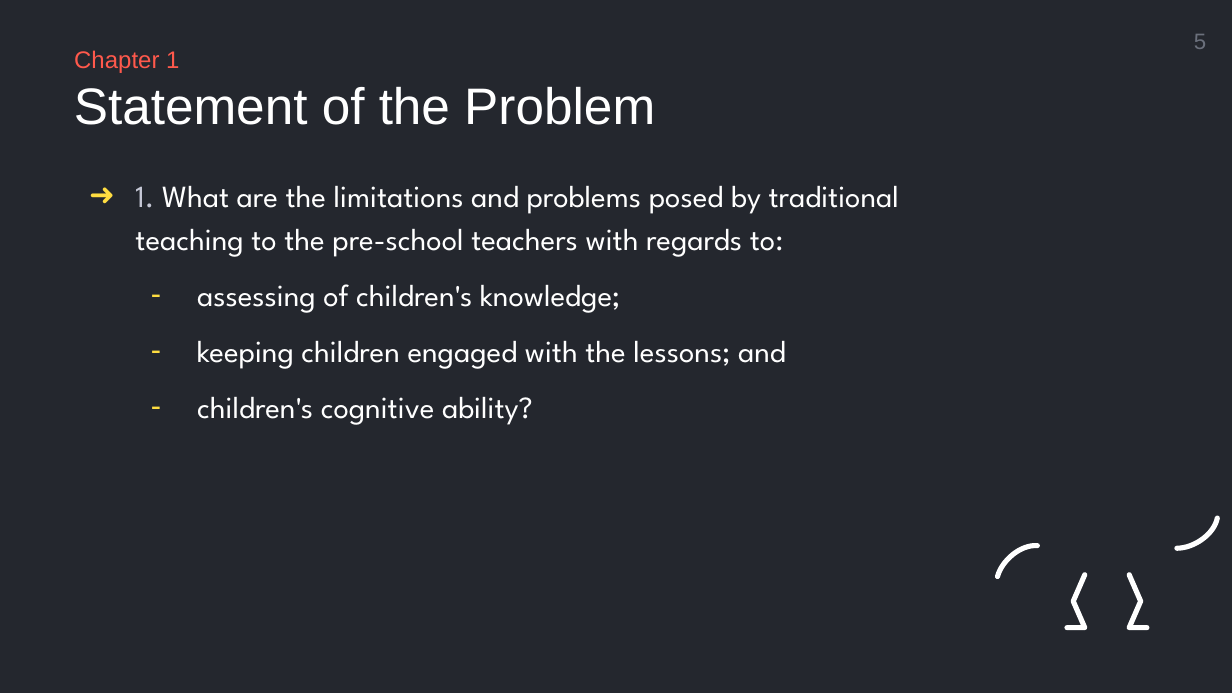
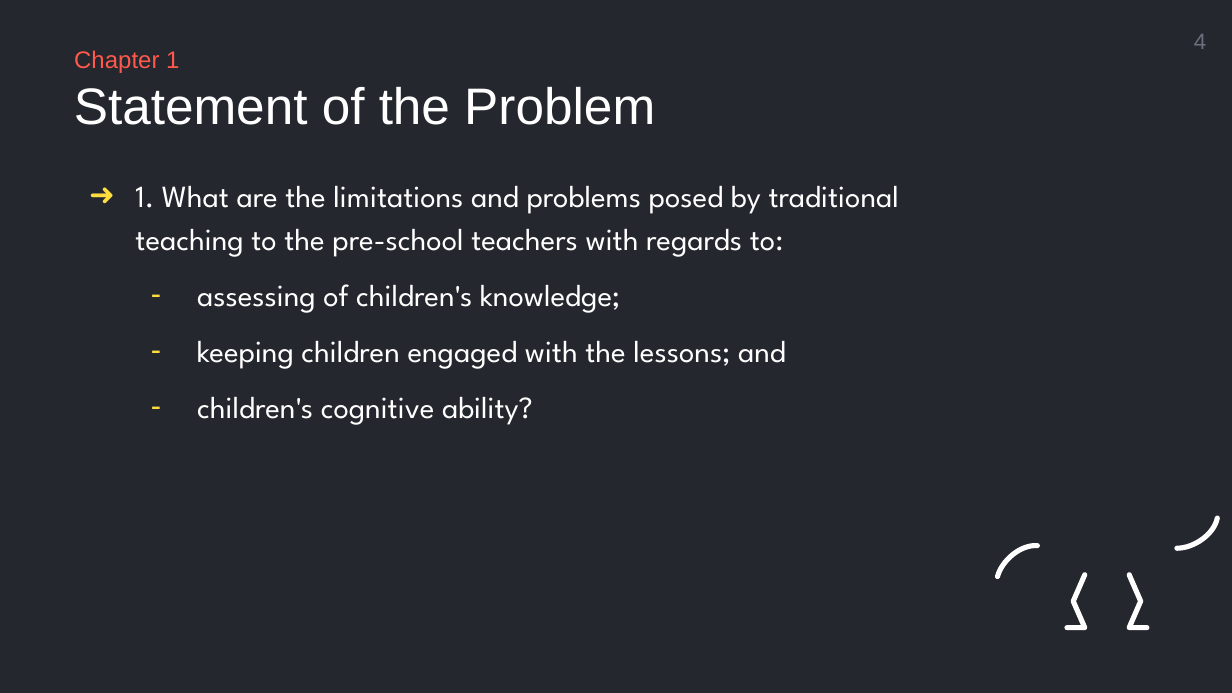
Before and after one commit to mrklglsn/CAPSTONE-FILES, a slide deck: slide 4 of Capstone Final/Presentation - With Diagram.pptx (slide 5 before the commit). Drawn at 1232x693 pixels with LibreOffice and Linux fonts; fonts in the diff are those of the drawing; background and template pictures are left out. Boxes give left, top, right and bottom in pixels: in the first picture for what was removed or moved away, otherwise in the second. Text is boxed around its words. In the diff, an @@ line names an element or a change of style, - is before the commit and + after.

```diff
--- a/Capstone Final/Presentation - With Diagram.pptx
+++ b/Capstone Final/Presentation - With Diagram.pptx
@@ page number at (1194,34,1206,49): text changed @@
-5
+4
@@ text at (135,186,899,257): text colour #C6C8D6 to #FFFFFF in "1." @@
```
Also in this commit, not shown: 5 other slides changed, 1 slide added, 1 slide removed.
